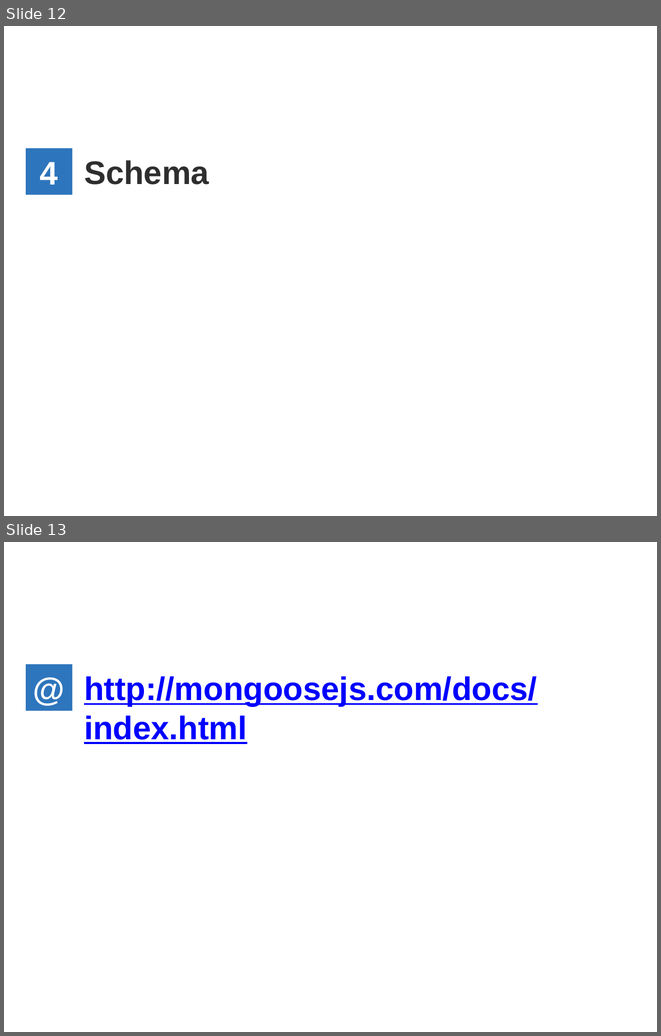
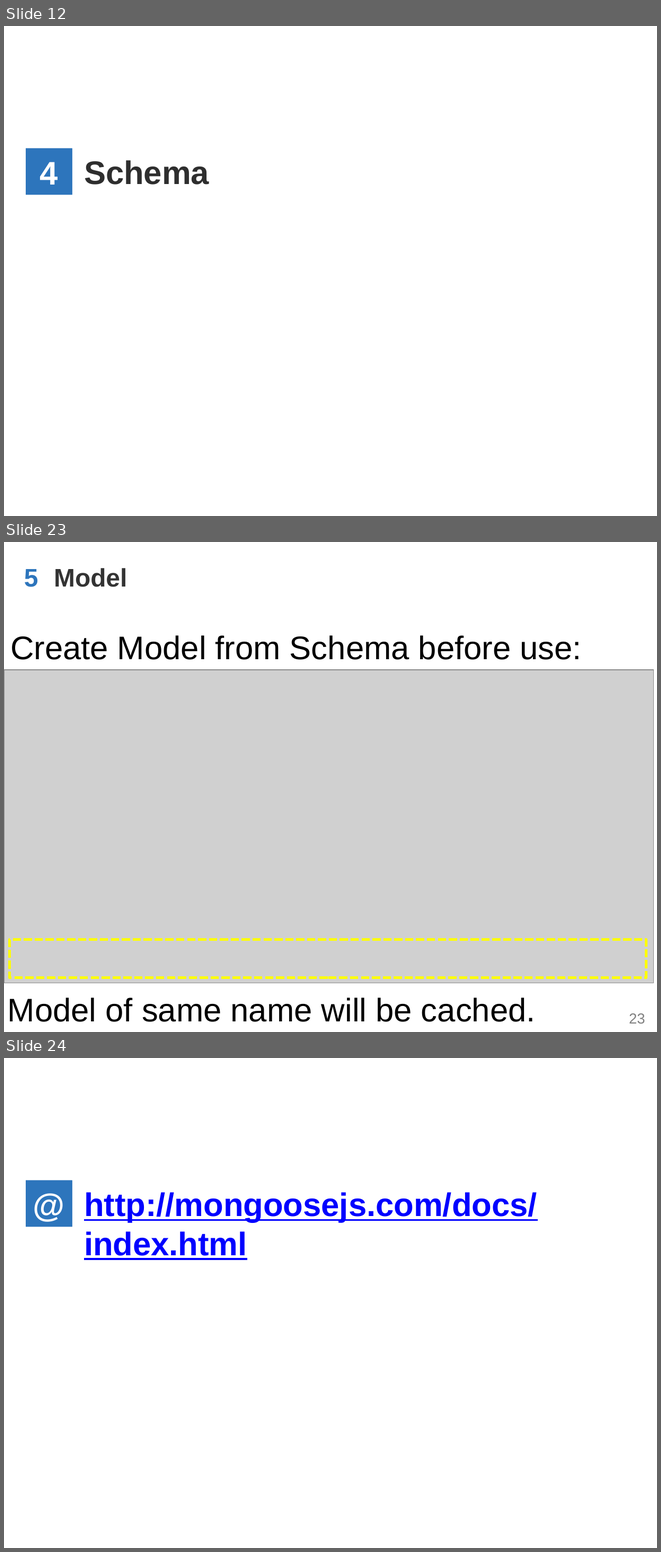
Before and after one commit to WenhaoXu/full-stack-web-course, a slide deck: db/mongodb/2017/materials/MongoDB_CH5_Using_in_nodeJS.pptx. Shown one above the other, each under a label of ours: slides 12 and 13 before the commit, slides 12, 23 and 24 after it; the slides between them are not shown. The pictures are 661x1036 and 661x1552 pixels, drawn with LibreOffice and Linux fonts; fonts in the diff are those of the drawing; grey boxes stand for pictures; background and template pictures are left out. Boxes give left, top, right and bottom in pixels: in the first picture for what was removed or moved away, otherwise in the second. Text is boxed around its words. In the diff, an @@ line names an element or a change of style, - is before the commit and + after.

```diff
--- a/db/mongodb/2017/materials/MongoDB_CH5_Using_in_nodeJS.pptx
+++ b/db/mongodb/2017/materials/MongoDB_CH5_Using_in_nodeJS.pptx
@@ slide 23 added at [4,542,657,1032], background #FFFFFF; not listed: 1 template element that a slide beside it also shows @@
@@ text added at [24,569,38,587], 28 pt, text #2D75BC, bold @@
+5
@@ text added at [54,568,127,587], 28 pt, text #333333, bold @@
+Model
@@ text added at [10,635,582,660], 36 pt, text #000000 @@
+Create Model from Schema before use:
@@ picture added at [4,670,654,983] @@
@@ rectangle added at [9,939,646,977], outline #FFFF00 3 pt dashed @@
@@ text added at [8,997,536,1022], 36 pt, text #000000 @@
+Model of same name will be cached.
@@ what was slide 13 is now slide 24 @@
```
Also in this commit, not shown: 1 slide changed, 10 other slides added.
